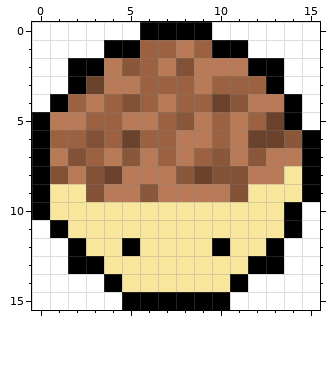
Pixel-art sprite -- src/main/images/employee_down.png. Above, as it was before the edit.
The file is 16x16 pixels.
After the commit:
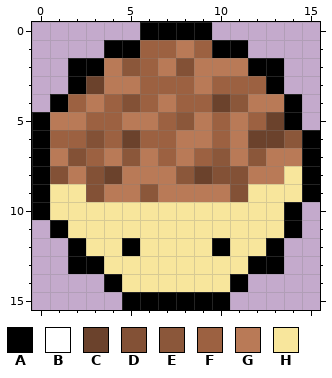
Palette (. is transparent): A #000000  B #ffffff  C #6b422c  D #835136  E #8b573a  F #9c6141  G #b97a57  H #f8e69c
Diff:
{"y":0,"x":0,"old":"BBBBBB","new":"......"}
{"y":0,"x":10,"old":"BBBBBB","new":"......"}
{"y":1,"x":0,"old":"BBBB","new":"...."}
{"y":1,"x":12,"old":"BBBB","new":"...."}
{"y":2,"x":0,"old":"BB","new":".."}
{"y":2,"x":14,"old":"BB","new":".."}
{"y":3,"x":0,"old":"BB","new":".."}
{"y":3,"x":14,"old":"BB","new":".."}
{"y":4,"x":0,"old":"B","new":"."}
{"y":4,"x":15,"old":"B","new":"."}
{"y":5,"x":15,"old":"B","new":"."}
{"y":10,"x":15,"old":"B","new":"."}
{"y":11,"x":0,"old":"B","new":"."}
{"y":11,"x":15,"old":"B","new":"."}
{"y":12,"x":0,"old":"BB","new":".."}
{"y":12,"x":14,"old":"BB","new":".."}
{"y":13,"x":0,"old":"BB","new":".."}
{"y":13,"x":14,"old":"BB","new":".."}
{"y":14,"x":0,"old":"BBBB","new":"...."}
{"y":14,"x":12,"old":"BBBB","new":"...."}
{"y":15,"x":0,"old":"BBBBB","new":"....."}
{"y":15,"x":11,"old":"BBBBB","new":"....."}
{"label":"erased","picture_box":[32,22,140,112]}
{"label":"erased","picture_box":[212,22,320,130]}
{"label":"erased","picture_box":[230,202,320,310]}
{"label":"erased","picture_box":[32,220,122,310]}
